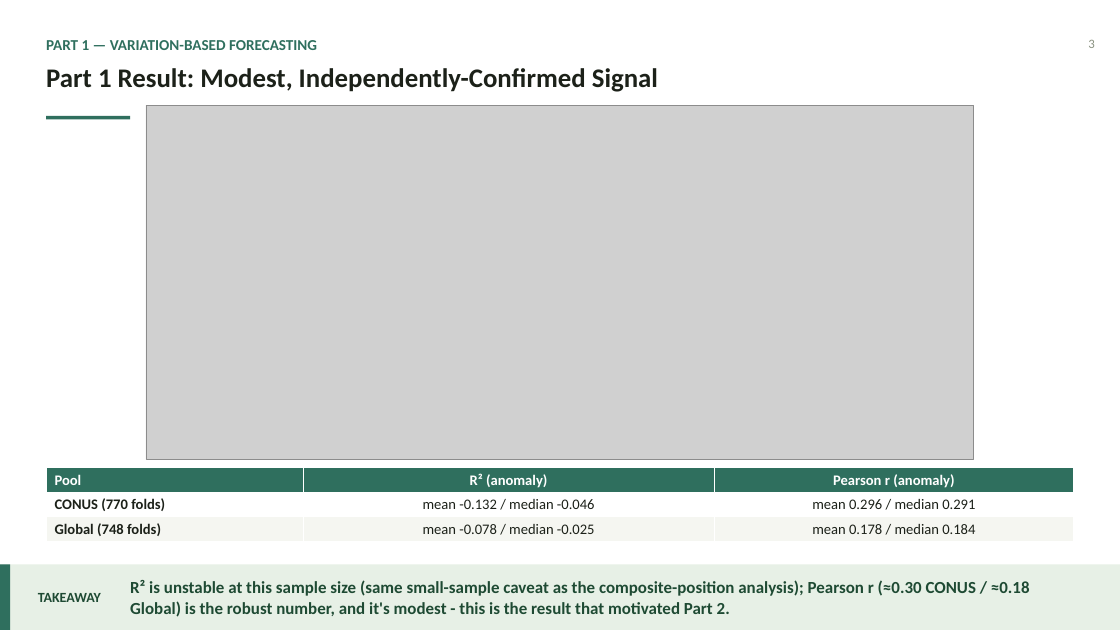
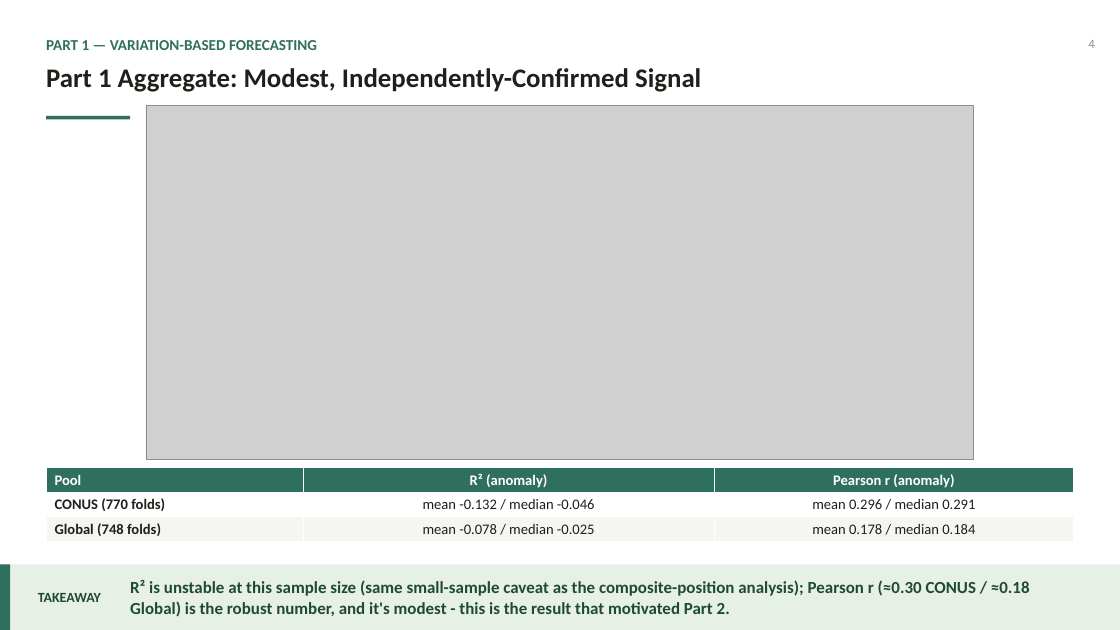
Before and after one commit to zhanghchen/Chronos2-vegetation-forecasting, a slide deck: slide 4 of presentations/Variation_And_Equation_FineTuning/Variation_And_Equation_FineTuning.pptx (slide 3 before the commit). Drawn at 1120x630 pixels with LibreOffice and Linux fonts; fonts in the diff are those of the drawing; grey boxes stand for pictures. Boxes give left, top, right and bottom in pixels: in the first picture for what was removed or moved away, otherwise in the second. Text is boxed around its words. In the diff, an @@ line names an element or a change of style, - is before the commit and + after.

```diff
--- a/presentations/Variation_And_Equation_FineTuning/Variation_And_Equation_FineTuning.pptx
+++ b/presentations/Variation_And_Equation_FineTuning/Variation_And_Equation_FineTuning.pptx
@@ text at [1088,40,1094,48]: text changed @@
-3
+4
@@ text at [46,68,701,92]: text changed @@
-Part 1 Result: Modest, Independently-Confirmed Signal
+Part 1 Aggregate: Modest, Independently-Confirmed Signal
```
Also in this commit, not shown: 2 other slides changed, 3 slides added, 6 other files.
